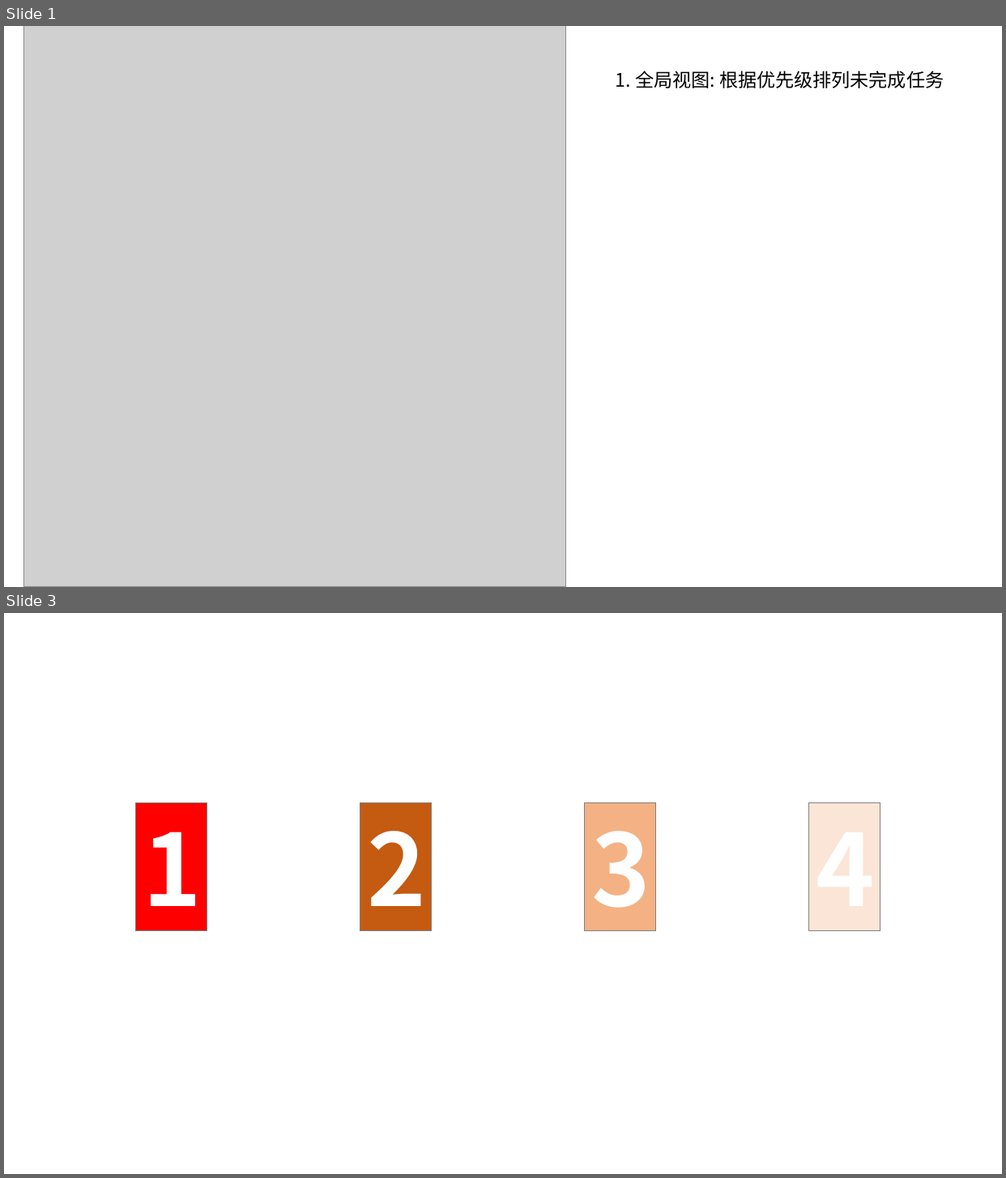
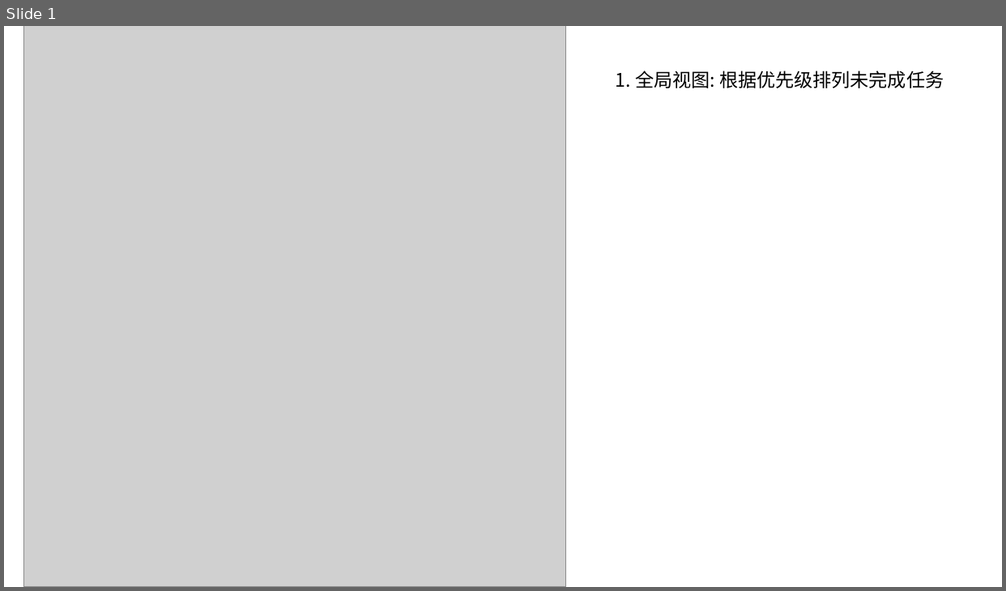
Before and after one commit to featzhang/flake-todo, a slide deck: docs/design/design-20210219.pptx. Shown one above the other, each under a label of ours: slides 1 and 3 before the commit, slide 1 after it; the slides between them are not shown. The pictures are 1006x1178 and 1006x591 pixels, drawn with LibreOffice and Linux fonts; fonts in the diff are those of the drawing; grey boxes stand for pictures. Boxes give left, top, right and bottom in pixels: in the first picture for what was removed or moved away, otherwise in the second. Text is boxed around its words. In the diff, an @@ line names an element or a change of style, - is before the commit and + after.

```diff
--- a/docs/design/design-20210219.pptx
+++ b/docs/design/design-20210219.pptx
@@ slide 3 removed at box(4, 613, 1002, 1174), background #FFFFFF @@
@@ rectangle removed at box(136, 803, 206, 932) @@
-1
@@ rectangle removed at box(360, 803, 432, 932) @@
-2
@@ rectangle removed at box(585, 803, 656, 932) @@
-3
@@ rectangle removed at box(809, 803, 880, 932) @@
-4
```
Also in this commit, not shown: 1 slide changed, 7 slides added, 1 other slide removed, 31 other files.
